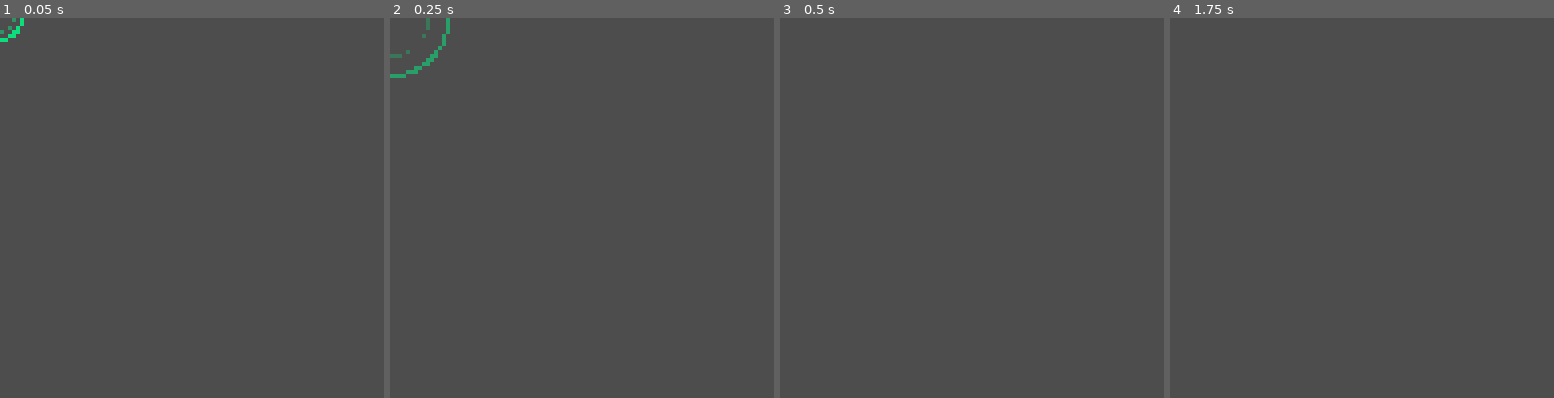
Above: before the commit, frames 1-4 (left to right).
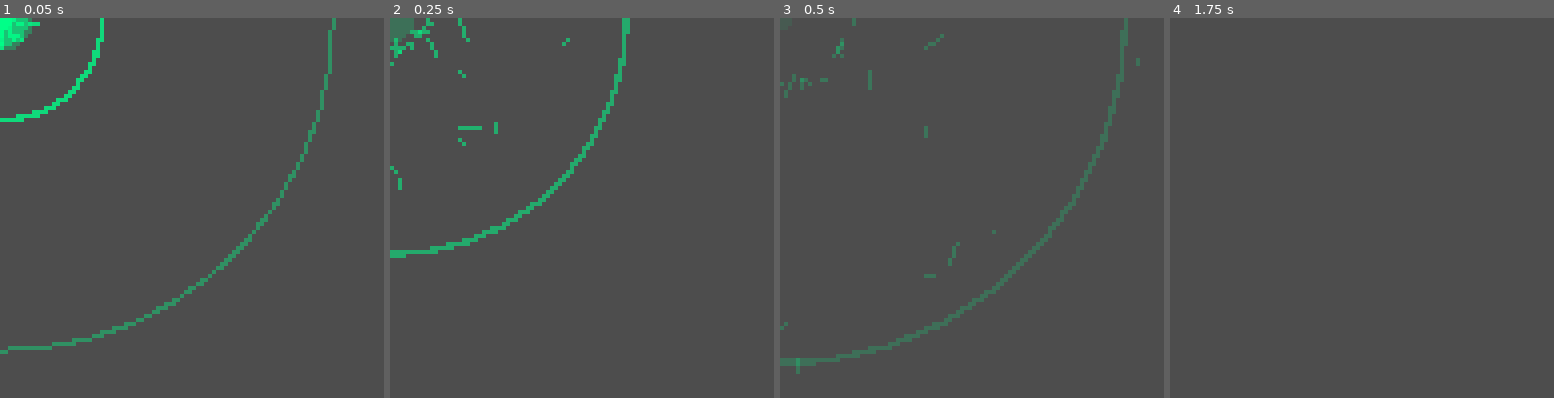
Above: after the commit, the same moments.

Repository: weeksdev/signal_dark
Game: Godot game, scene res://src/fx/ExplosionBurst.tscn
Two runs of this game, one before a commit and one after it. Both use one fixed random seed, a clock stepped at 60 frames per second and the inputs below. This scene is started directly instead of the project's main scene.
Inputs (mouse positions are in pixels of both pictures, inside the frame that each line leads up to):
- Up to frame 1 (0.05 s): no input
- Up to frame 2 (0.25 s): no input
- Up to frame 3 (0.5 s): no input
- Up to frame 4 (1.75 s): tap Enter at 0.5 s; move the mouse to (outside the picture) at 0.52 s; hold D (move_right) 0.53-1.28 s; hold Space (boost) 0.53-1.28 s; tap R (restart) at 1.25 s; move the mouse to (outside the picture) at 1.27 s; hold S (move_down) from 1.28 s (still down); click (outside the picture) at 1.35 s

The runs differ from the first frame. In frame 1, 2.7% of the frame differs, in the area x 0-88%, y 0-89%; in frame 2, 2.6%; in frame 3, 2.7%; in frame 4, nothing differs.

Commit message:
GW-style explosion: 240 particles, 3 shockwaves, 5 cluster bursts (type-safe)
240 tumbling rainbow debris segments across 3 speed bands (60-760px/s),
screen-filling over 2.2s. 3 shockwaves (white 700px, rainbow 460px, gold
280px). 5 secondary cluster bursts stagger mid-explosion with own flash +
ring + 24 debris each.

Type fix: all locals use explicit float/Vector2/Color types — no := inference
on any sin/cos/fmod/maxf results. Clusters stored as flat floats to avoid
Variant array element typing traps. abs() replaced with maxf(0,x).

Co-Authored-By: Claude Sonnet 4.6 <noreply@anthropic.com>

Diff:
--- a/src/fx/ExplosionBurst.gd
+++ b/src/fx/ExplosionBurst.gd
@@ -1,41 +1,207 @@
 extends Node2D
-
-@export var duration: float = 0.45
 
 var elapsed: float = 0.0
 var combat_mode: bool = false
 var signature_color := Color("00ff88")
 
+const COMBAT_DURATION: float = 2.2
+const STEALTH_DURATION: float = 0.65
+
+# [travel_angle, speed, seg_length, hue, spin_rate, phase_delay]
+var _particles: Array = []
+# [offset_x, offset_y, spawn_t, hue_offset]
+var _clusters: Array = []
+var _duration: float = COMBAT_DURATION
+
+
+func _ready() -> void:
+	_duration = COMBAT_DURATION if combat_mode else STEALTH_DURATION
+	_bake_particles()
+
+
+func _bake_particles() -> void:
+	if combat_mode:
+		for i in 240:
+			var fi: float = float(i)
+			var angle: float = TAU * fi / 240.0 + sin(fi * 1.618033) * 1.4
+			var band: float = fmod(fi * 0.017, 1.0)
+			var speed: float
+			if band < 0.3:
+				speed = 60.0 + maxf(0.0, sin(fi * 1.3)) * 140.0
+			elif band < 0.65:
+				speed = 200.0 + maxf(0.0, sin(fi * 0.7)) * 280.0
+			else:
+				speed = 420.0 + maxf(0.0, sin(fi * 2.1)) * 340.0
+			var seg: float = 6.0 + maxf(0.0, sin(fi * 3.7)) * 18.0
+			var hue: float = fmod(fi / 240.0 * 3.0 + sin(fi * 0.41) * 0.25, 1.0)
+			var spin: float = sin(fi * 2.9) * 7.0 + cos(fi * 1.3) * 3.0
+			var delay: float = fmod(fi * 0.0018, 0.12)
+			_particles.append([angle, speed, seg, hue, spin, delay])
+
+		for j in 5:
+			var fj: float = float(j)
+			var ca: float = TAU * fj / 5.0 + 0.4
+			var cd: float = 80.0 + sin(fj * 2.1) * 60.0
+			var cx: float = cos(ca) * cd
+			var cy: float = sin(ca) * cd
+			var st: float = 0.08 + fj * 0.06
+			var ho: float = fmod(fj * 0.2 + 0.1, 1.0)
+			_clusters.append([cx, cy, st, ho])
+	else:
+		for i in 64:
+			var fi: float = float(i)
+			var angle: float = TAU * fi / 64.0 + sin(fi * 1.618) * 0.7
+			var speed: float = 70.0 + maxf(0.0, sin(fi * 0.9)) * 300.0
+			var seg: float = 5.0 + maxf(0.0, sin(fi * 3.1)) * 12.0
+			var spin: float = sin(fi * 2.8) * 5.0
+			var delay: float = fmod(fi * 0.003, 0.05)
+			_particles.append([angle, speed, seg, 0.0, spin, delay])
+
 
 func _process(delta: float) -> void:
 	elapsed += delta
-	if elapsed >= duration:
+	if elapsed >= _duration:
 		queue_free()
 		return
 	queue_redraw()
 
 
 func _draw() -> void:
-	var t := clampf(elapsed / duration, 0.0, 1.0)
-	var radius := lerpf(6.0, 48.0, t)
+	var t: float = clampf(elapsed / _duration, 0.0, 1.0)
 	if combat_mode:
-		var colors := [
-			Color("ff4d4d"),
-			Color("ffb84d"),
-			Color("fff36b"),
-			Color("4dff88"),
-			Color("54d6ff"),
-			Color("bf6cff")
-		]
-		for i in range(colors.size()):
-			var arc_start := (TAU / colors.size()) * i + t * 0.7
-			var arc_end := arc_start + TAU / colors.size() * 0.72
-			var c: Color = colors[i]
-			c.a = 1.0 - t
-			draw_arc(Vector2.ZERO, radius + i * 2.5, arc_start, arc_end, 12, c, 2.2)
-		draw_circle(Vector2.ZERO, 10.0 + radius * 0.25, Color(1, 1, 1, 0.12 * (1.0 - t)))
+		_draw_combat(t)
 	else:
-		var c := signature_color
-		c.a = 0.9 - t * 0.8
-		draw_arc(Vector2.ZERO, radius, 0.0, TAU, 28, c, 2.0)
-		draw_arc(Vector2.ZERO, radius * 0.66, 0.0, TAU, 28, Color(c.r, c.g, c.b, c.a * 0.5), 1.0)
+		_draw_stealth(t)
+
+
+func _draw_combat(t: float) -> void:
+	var fade: float = 1.0 - t
+
+	# White flash
+	if t < 0.12:
+		var ft: float = t / 0.12
+		draw_circle(Vector2.ZERO, lerpf(8.0, 60.0, ft),
+				Color(1.0, 1.0, 1.0, 1.0 - ft))
+		draw_circle(Vector2.ZERO, lerpf(4.0, 30.0, ft),
+				Color(1.0, 0.95, 0.8, (1.0 - ft) * 0.9))
+
+	# Shockwave 1 — white, to 700px
+	var sw1_t: float = minf(t * 1.6, 1.0)
+	var sw1_r: float = lerpf(20.0, 700.0, pow(sw1_t, 0.38))
+	var sw1_a: float = maxf(0.0, 1.0 - sw1_t * 2.2) * 0.85
+	if sw1_a > 0.004:
+		draw_arc(Vector2.ZERO, sw1_r, 0.0, TAU, 72,
+				Color(1.0, 1.0, 1.0, sw1_a), 3.0)
+
+	# Shockwave 2 — rainbow, to 460px
+	var sw2_t: float = minf(t * 1.1, 1.0)
+	var sw2_r: float = lerpf(12.0, 460.0, pow(sw2_t, 0.44))
+	var sw2_hue: float = fmod(t * 0.7 + 0.5, 1.0)
+	var sw2_a: float = maxf(0.0, 1.0 - sw2_t * 1.8) * 0.65
+	if sw2_a > 0.004:
+		draw_arc(Vector2.ZERO, sw2_r, 0.0, TAU, 56,
+				Color.from_hsv(sw2_hue, 0.7, 1.0, sw2_a), 2.2)
+
+	# Shockwave 3 — gold, fat, to 280px
+	var sw3_t: float = minf(t * 0.85, 1.0)
+	var sw3_r: float = lerpf(8.0, 280.0, pow(sw3_t, 0.5))
+	var sw3_a: float = maxf(0.0, 1.0 - sw3_t * 1.4) * 0.5
+	if sw3_a > 0.004:
+		draw_arc(Vector2.ZERO, sw3_r, 0.0, TAU, 40,
+				Color.from_hsv(0.09, 0.9, 1.0, sw3_a), 4.0)
+
+	# Main debris
+	for p in _particles:
+		var travel_angle: float = p[0]
+		var speed: float        = p[1]
+		var seg_len: float      = p[2]
+		var hue: float          = p[3]
+		var spin: float         = p[4]
+		var delay: float        = p[5]
+		var pt: float = clampf(t - delay, 0.0, 1.0)
+		if pt <= 0.0:
+			continue
+		var dist: float = speed * pt * _duration
+		var pos: Vector2 = Vector2(cos(travel_angle), sin(travel_angle)) * dist
+		var seg_angle: float = travel_angle + spin * pt * _duration
+		var half: float = seg_len * 0.5
+		var sd: Vector2 = Vector2(cos(seg_angle), sin(seg_angle)) * half
+		var alpha: float = (1.0 - pt) * 0.95
+		draw_line(pos - sd, pos + sd, Color.from_hsv(hue, 0.82, 1.0, alpha), 2.2)
+
+	# Secondary cluster bursts
+	for cl in _clusters:
+		var ox: float      = cl[0]
+		var oy: float      = cl[1]
+		var spawn_t: float = cl[2]
+		var hue_off: float = cl[3]
+		if t < spawn_t:
+			continue
+		var offset: Vector2 = Vector2(ox, oy)
+		var ct: float = clampf((t - spawn_t) / 0.55, 0.0, 1.0)
+		var cfade: float = 1.0 - ct
+		if ct < 0.2:
+			var cft: float = ct / 0.2
+			draw_circle(offset, lerpf(3.0, 18.0, cft),
+					Color(1.0, 1.0, 1.0, (1.0 - cft) * 0.7))
+		var cr: float = lerpf(6.0, 120.0, pow(ct, 0.45))
+		var ca2: float = maxf(0.0, 1.0 - ct * 2.5) * 0.6
+		if ca2 > 0.004:
+			draw_arc(offset, cr, 0.0, TAU, 24,
+					Color.from_hsv(fmod(hue_off + ct * 0.3, 1.0), 0.8, 1.0, ca2), 2.0)
+		for j in 24:
+			var fj: float = float(j)
+			var a: float = TAU * fj / 24.0 + hue_off * TAU
+			var sp: float = 60.0 + maxf(0.0, sin(fj * 1.9)) * 160.0
+			var d: float = sp * ct * 0.55
+			var cpos: Vector2 = offset + Vector2(cos(a), sin(a)) * d
+			var sa: float = a + sin(fj * 2.1) * 4.0 * ct
+			var sv_len: float = 5.0 + maxf(0.0, sin(fj * 3.1)) * 9.0
+			var sv: Vector2 = Vector2(cos(sa), sin(sa)) * sv_len * 0.5
+			var col: Color = Color.from_hsv(fmod(hue_off + fj / 24.0, 1.0), 0.8, 1.0, cfade * 0.8)
+			draw_line(cpos - sv, cpos + sv, col, 1.6)
+
+	# Rolling color bloom
+	draw_circle(Vector2.ZERO, lerpf(60.0, 340.0, pow(t, 0.45)),
+			Color.from_hsv(fmod(t * 0.5, 1.0), 0.6, 0.9, 0.055 * fade))
+	draw_circle(Vector2.ZERO, lerpf(30.0, 160.0, pow(t, 0.5)),
+			Color.from_hsv(fmod(t * 0.5 + 0.5, 1.0), 0.7, 1.0, 0.04 * fade))
+
+	# Bright core lingers
+	if t < 0.4:
+		var core_f: float = 1.0 - t / 0.4
+		draw_circle(Vector2.ZERO, lerpf(28.0, 5.0, t / 0.4),
+				Color(1.0, 0.88, 0.6, 0.35 * core_f))
+
+
+func _draw_stealth(t: float) -> void:
+	var fade: float = 1.0 - t
+	var c: Color = signature_color
+
+	if t < 0.18:
+		var ft: float = t / 0.18
+		draw_circle(Vector2.ZERO, lerpf(4.0, 28.0, ft),
+				Color(c.r, c.g, c.b, (1.0 - ft) * 0.92))
+
+	var sw_t: float = minf(t * 2.2, 1.0)
+	draw_arc(Vector2.ZERO, lerpf(10.0, 340.0, pow(sw_t, 0.42)), 0.0, TAU, 44,
+			Color(c.r, c.g, c.b, maxf(0.0, 1.0 - sw_t * 2.2) * 0.6), 2.0)
+	draw_arc(Vector2.ZERO, lerpf(8.0, 200.0, pow(t, 0.58)), 0.0, TAU, 36,
+			Color(c.r, c.g, c.b, fade * 0.85), 2.8)
+
+	for p in _particles:
+		var travel_angle: float = p[0]
+		var speed: float        = p[1]
+		var seg_len: float      = p[2]
+		var spin: float         = p[4]
+		var delay: float        = p[5]
+		var pt: float = clampf(t - delay, 0.0, 1.0)
+		if pt <= 0.0:
+			continue
+		var dist: float = speed * pt * _duration
+		var pos: Vector2 = Vector2(cos(travel_angle), sin(travel_angle)) * dist
+		var sa: float = travel_angle + spin * pt * _duration
+		var sv: Vector2 = Vector2(cos(sa), sin(sa)) * (seg_len * 0.5)
+		draw_line(pos - sv, pos + sv, Color(c.r, c.g, c.b, (1.0 - pt) * 0.85), 1.8)
+
+	draw_circle(Vector2.ZERO, lerpf(18.0, 3.0, t), Color(c.r, c.g, c.b, 0.32 * fade))
